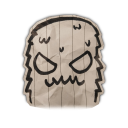
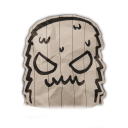
Layered file, before and after one edit (128x128). Changes by layer:
removed layer "shadow" over box(21, 57, 108, 107)
added layer "shadow_2" above "body_1" over box(21, 57, 108, 104)
added layer "body_1" above "shadow_1" over box(23, 57, 106, 119)
added layer "shadow_1" above "body_0" over box(21, 57, 108, 102)
added layer "body_0" above "shadow_0" over box(23, 67, 104, 128)
added layer "shadow_0" over box(21, 61, 107, 128)
